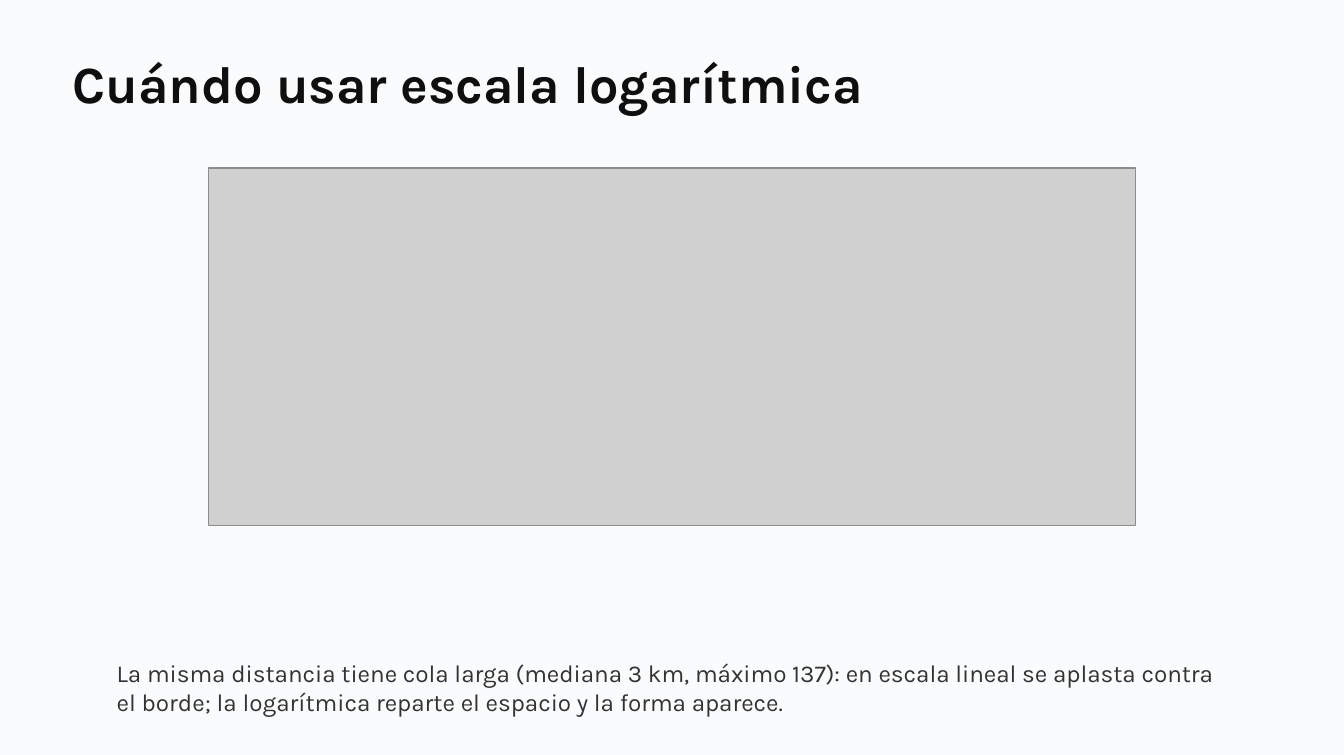
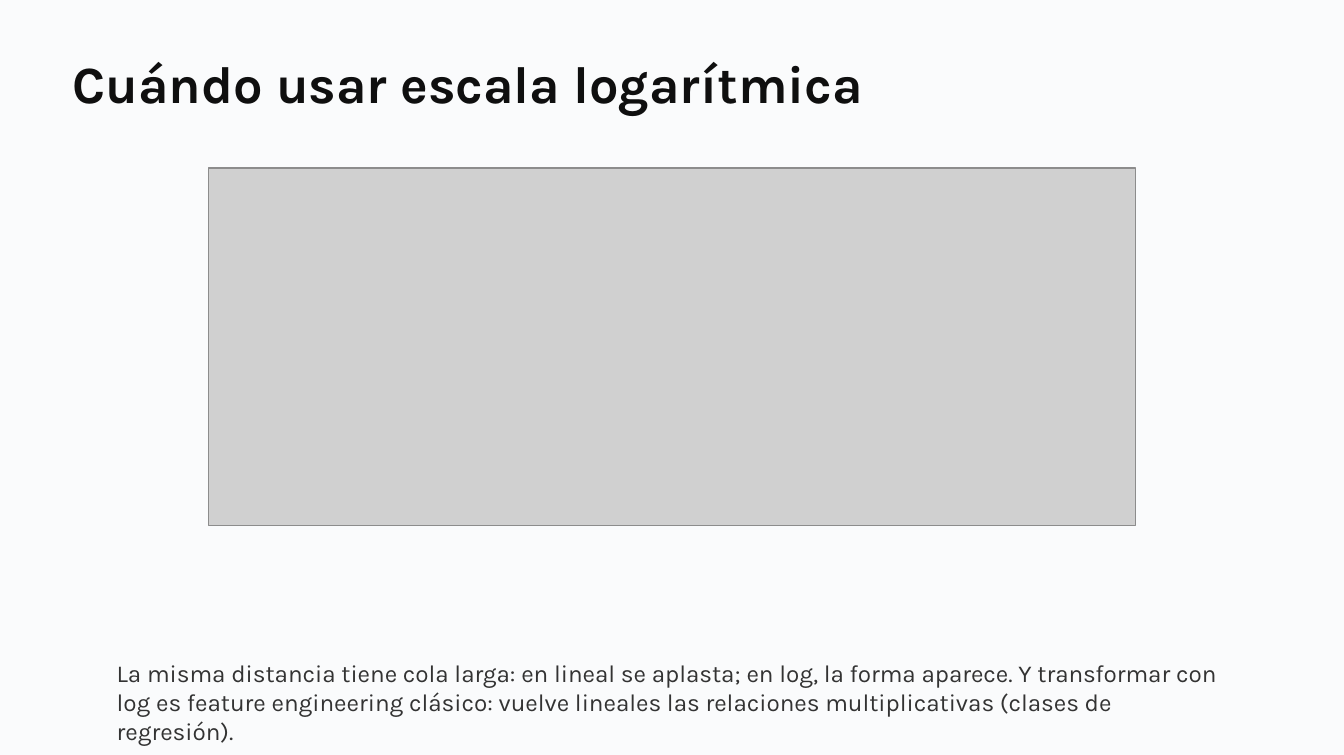
Before and after one commit to daniopitz/diplomado-cdd, a slide deck: slide 41 of presentaciones/clase03_eda_bivariado.pptx. Drawn at 1344x755 pixels with LibreOffice and Linux fonts; fonts in the diff are those of the drawing; grey boxes stand for pictures. Boxes give left, top, right and bottom in pixels: in the first picture for what was removed or moved away, otherwise in the second. Text is boxed around its words. In the diff, an @@ line names an element or a change of style, - is before the commit and + after.

```diff
--- a/presentaciones/clase03_eda_bivariado.pptx
+++ b/presentaciones/clase03_eda_bivariado.pptx
@@ text at bbox=[117, 665, 1216, 717]: text changed @@
-La misma distancia tiene cola larga (mediana 3 km, máximo 137): en escala lineal se aplasta contra el borde; la logarítmica reparte el espacio y la forma aparece.
+La misma distancia tiene cola larga: en lineal se aplasta; en log, la forma aparece. Y transformar con log es feature engineering clásico: vuelve lineales las relaciones multiplicativas (clases de regresión).
```
Also in this commit, not shown: 3 other files.
